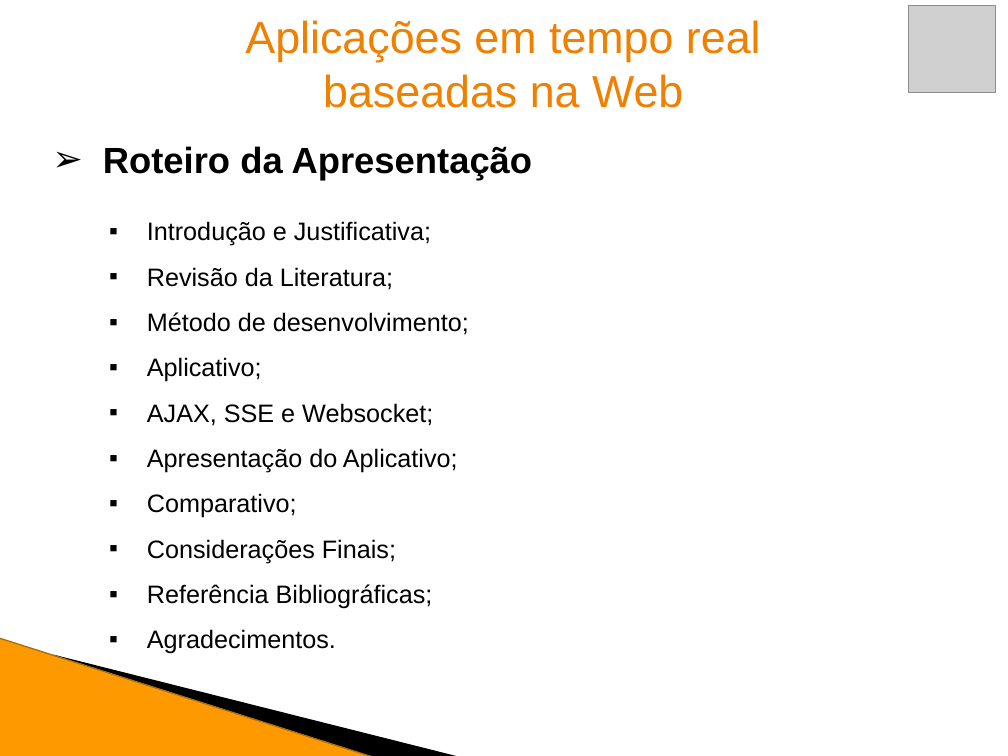
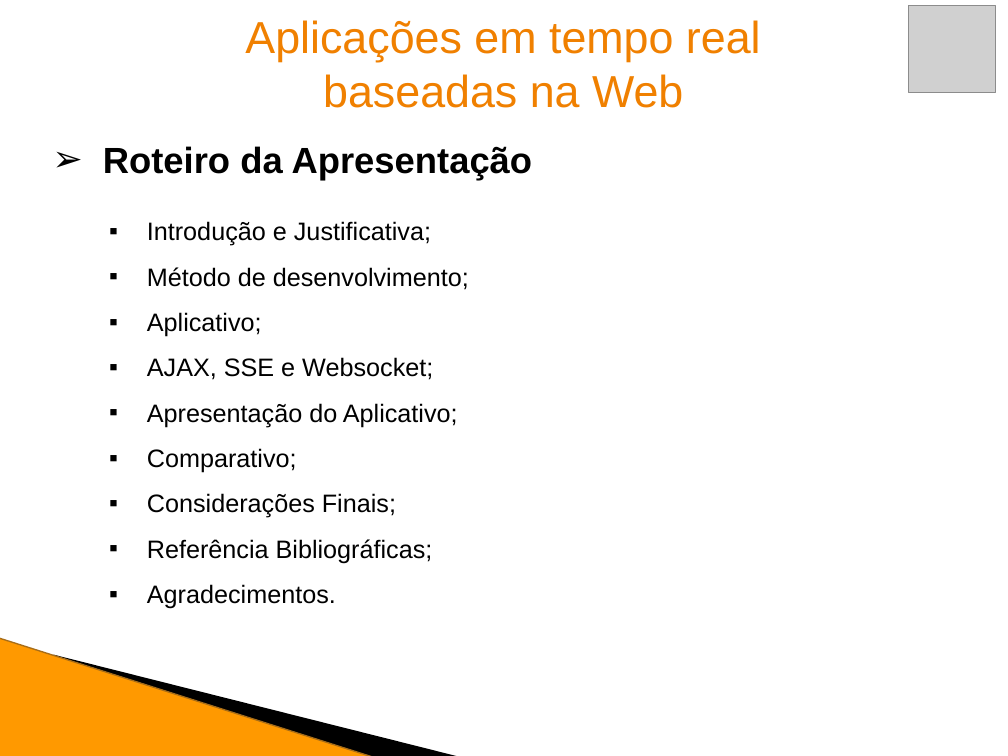
Before and after one commit to rafaelcouto/tcc, a slide deck: slide 2 of docs/apresentacao.pptx. Drawn at 1008x756 pixels with LibreOffice and Linux fonts; fonts in the diff are those of the drawing; grey boxes stand for pictures. Boxes give left, top, right and bottom in pixels: in the first picture for what was removed or moved away, otherwise in the second. Text is boxed around its words. In the diff, an @@ line names an element or a change of style, - is before the commit and + after.

```diff
--- a/docs/apresentacao.pptx
+++ b/docs/apresentacao.pptx
@@ text at [147,267,393,290]: paragraph removed @@
-▪ Revisão da Literatura;
```
Also in this commit, not shown: 5 other slides changed, 1 slide added.
